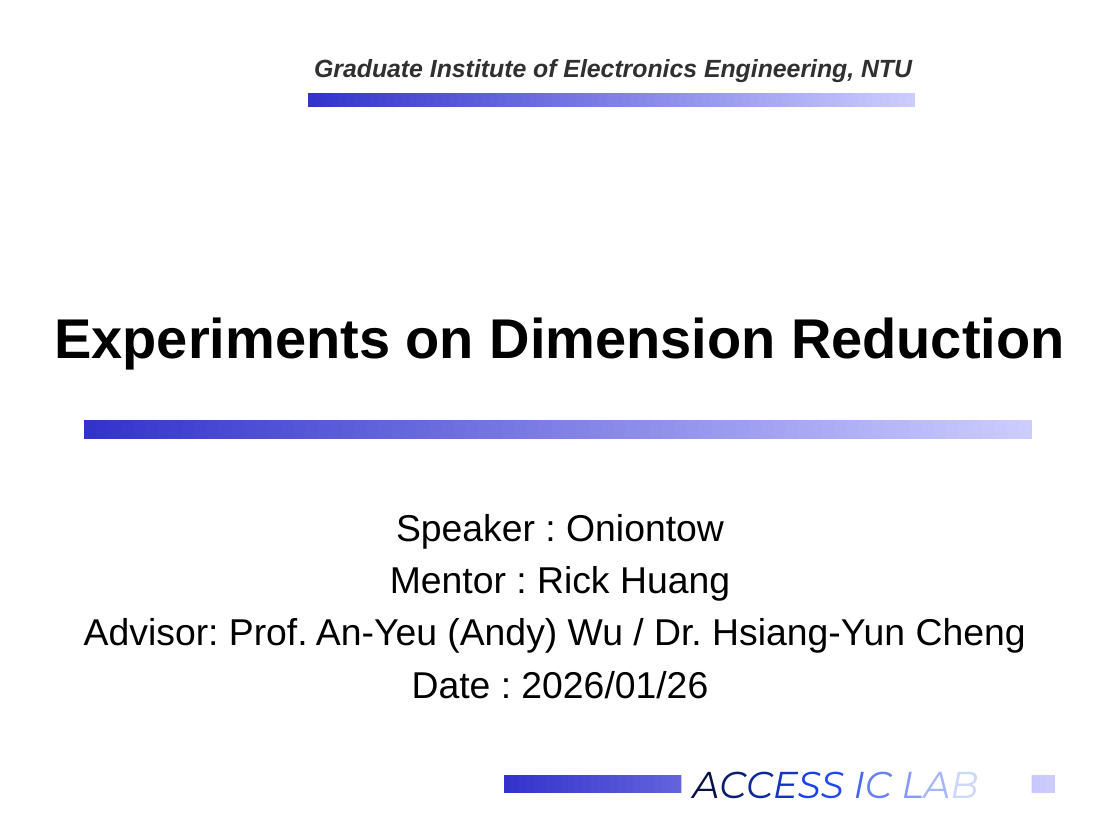
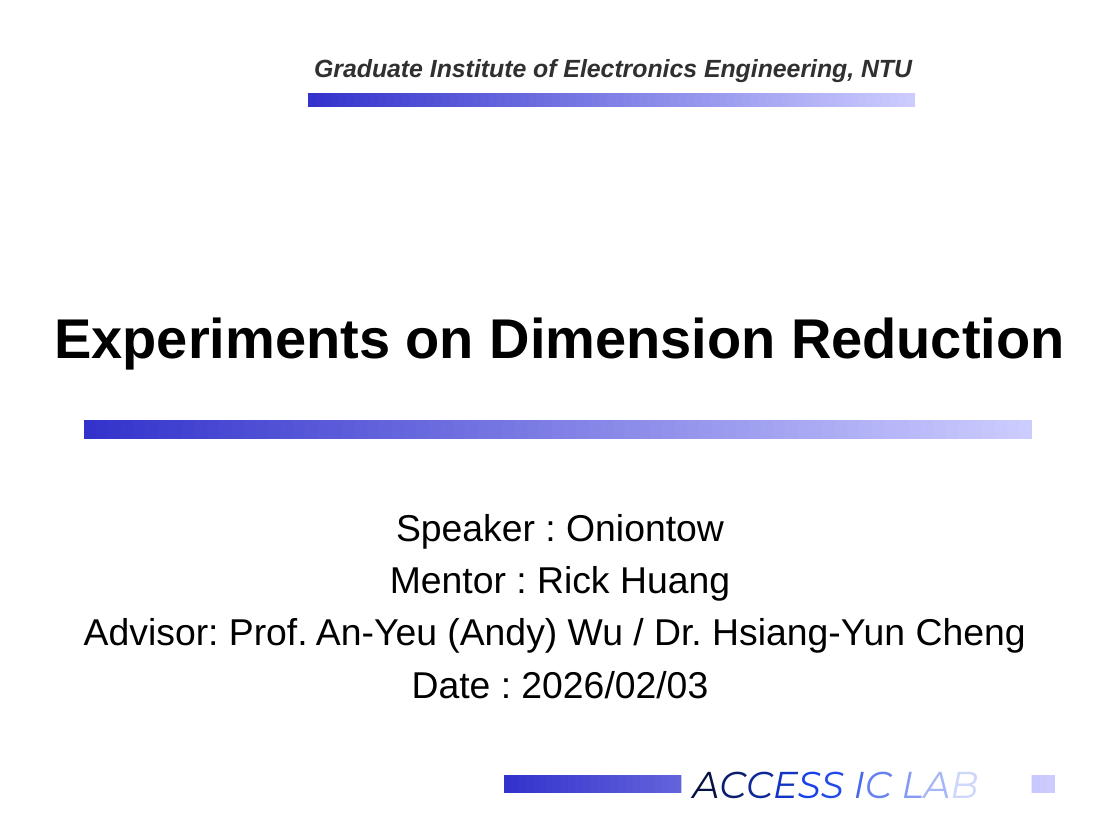
Before and after one commit to Oniontow/AndyWu_Project, a slide deck: slide 1 of ppt_mxic/MXIC_20260202.pptx. Drawn at 1120x840 pixels with LibreOffice and Linux fonts; fonts in the diff are those of the drawing; background and template pictures are left out. Boxes give left, top, right and bottom in pixels: in the first picture for what was removed or moved away, otherwise in the second. Text is boxed around its words. In the diff, an @@ line names an element or a change of style, - is before the commit and + after.

Commit message:
0203

```diff
--- a/ppt_mxic/MXIC_20260202.pptx
+++ b/ppt_mxic/MXIC_20260202.pptx
@@ subtitle at (412,671,708,699): text changed @@
-Date : 2026/01/26
+Date : 2026/02/03
```
